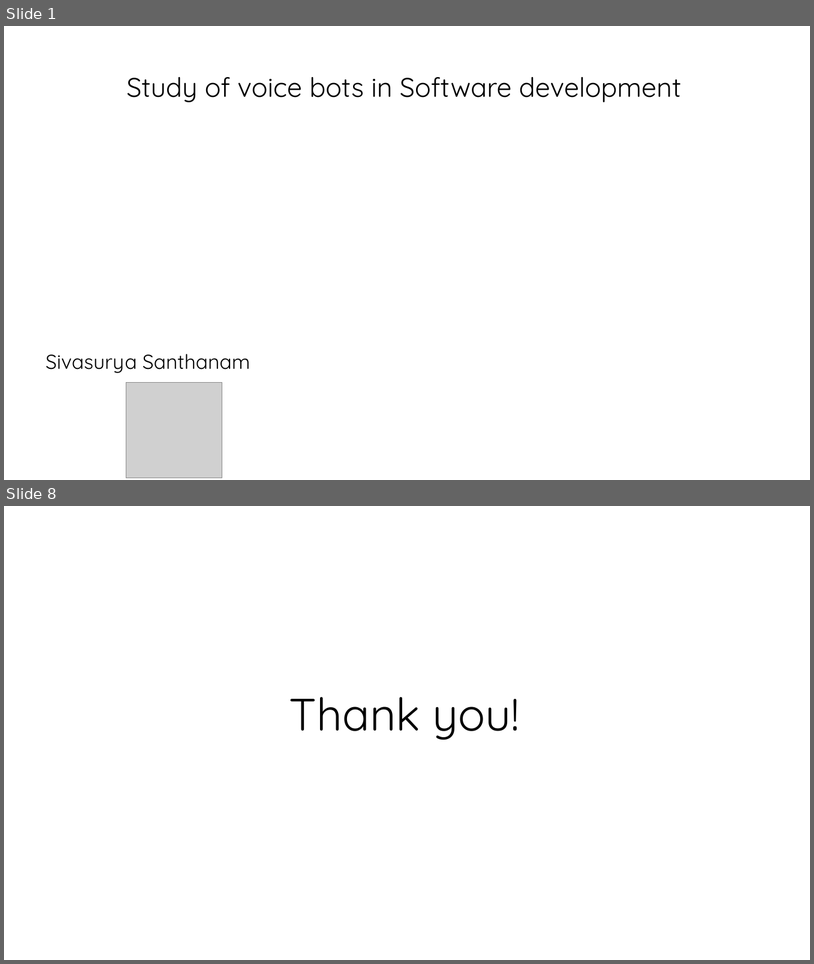
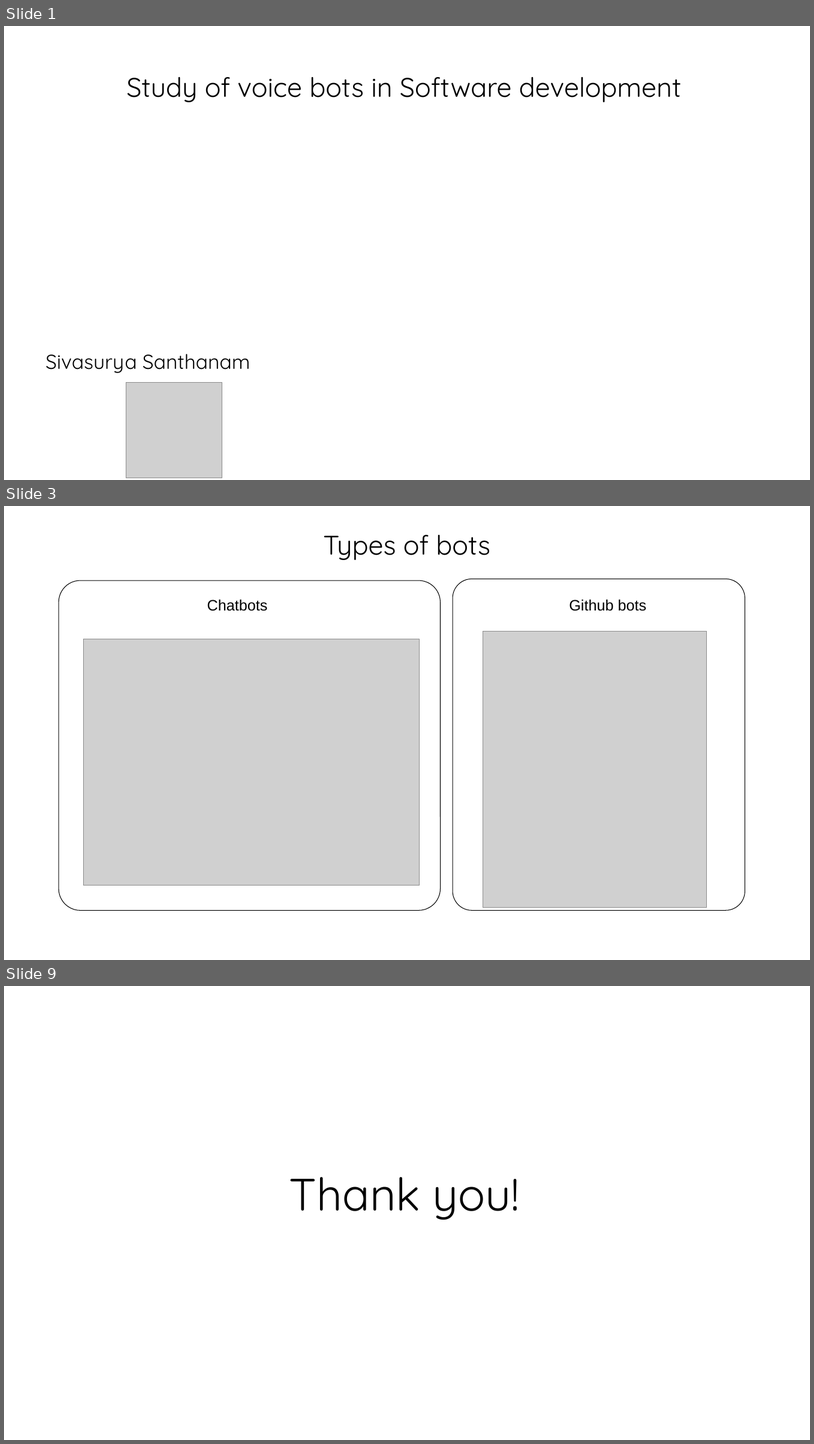
Before and after one commit to chmodsss/interviews-study, a slide deck: interview-artifacts.pptx. Shown one above the other, each under a label of ours: slides 1 and 8 before the commit, slides 1, 3 and 9 after it; the slides between them are not shown. The pictures are 814x964 and 814x1444 pixels, drawn with LibreOffice and Linux fonts; fonts in the diff are those of the drawing; grey boxes stand for pictures; background and template pictures are left out. Boxes give left, top, right and bottom in pixels: in the first picture for what was removed or moved away, otherwise in the second. Text is boxed around its words. In the diff, an @@ line names an element or a change of style, - is before the commit and + after.

```diff
--- a/interview-artifacts.pptx
+++ b/interview-artifacts.pptx
@@ slide 3 added at <box>4,506,810,960</box>, background #FFFFFF @@
@@ title added at <box>323,535,491,560</box>, 32 pt, text #000000 @@
+Types of bots
@@ rounded rectangle added at <box>59,580,440,910</box>, outline #000000 0.75 pt @@
@@ rounded rectangle added at <box>453,579,745,910</box>, outline #000000 0.75 pt @@
@@ text added at <box>207,599,268,611</box>, 18 pt, text #000000 @@
+Chatbots
@@ text added at <box>569,599,647,611</box>, 18 pt, text #000000 @@
+Github bots
@@ picture added at <box>483,631,707,907</box> @@
@@ picture added at <box>83,639,419,885</box> @@
@@ what was slide 8 is now slide 9 @@
```
Also in this commit, not shown: 2 slides changed, 4 other slides added, 4 slides removed, 1 other file.
